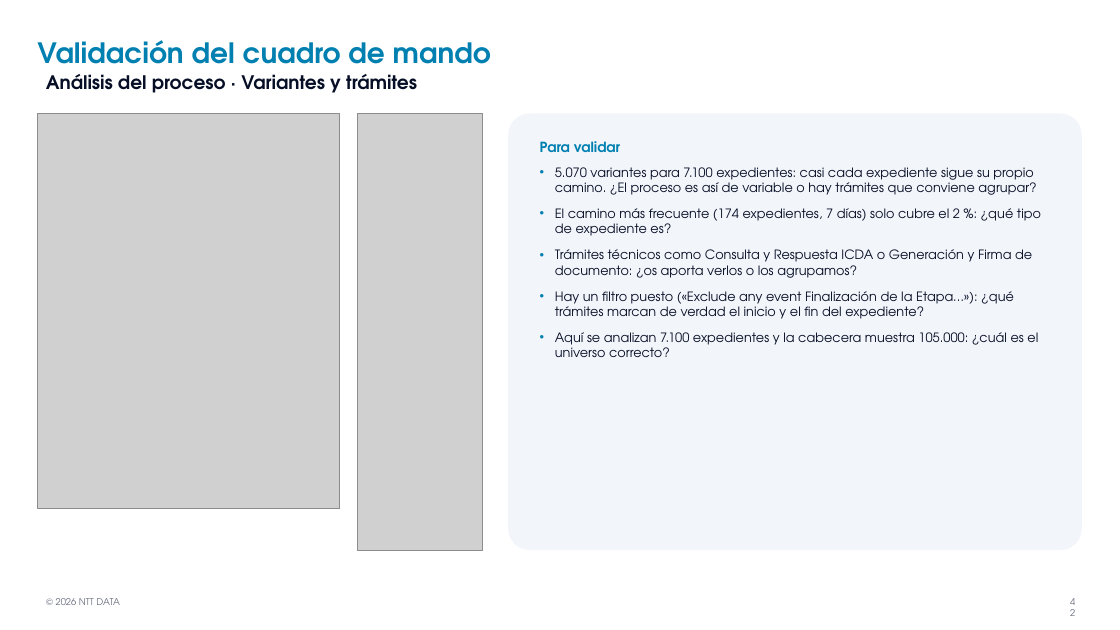
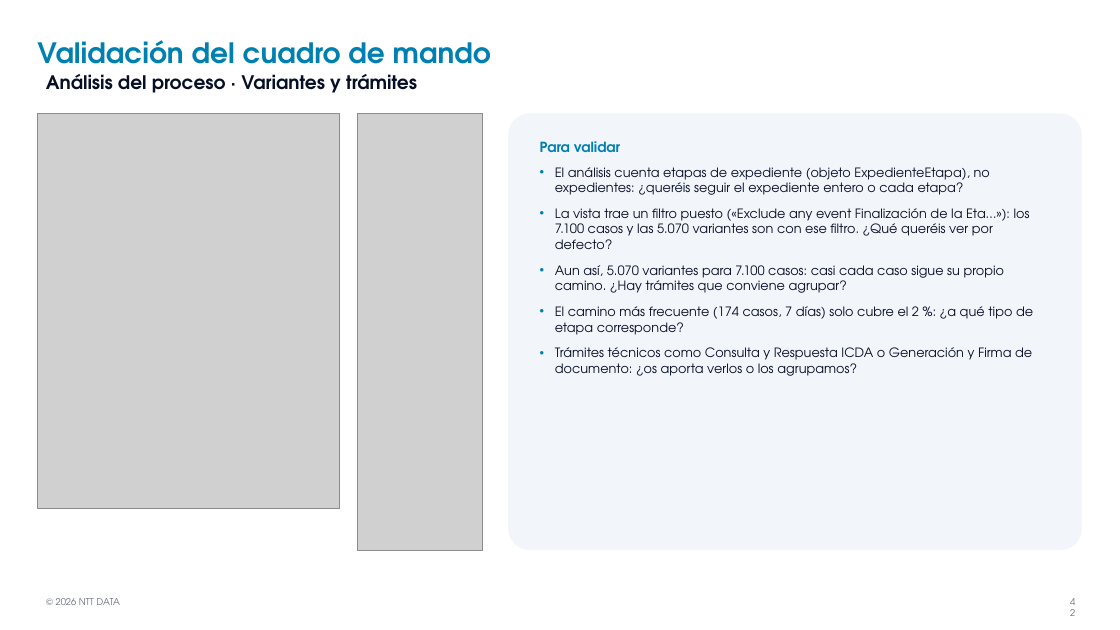
Before and after one commit to AnthonyXerri/Pruebas, a slide deck: slide 42 of mockups/Formacion_Celonis_PnC.pptx. Drawn at 1120x630 pixels with LibreOffice and Linux fonts; fonts in the diff are those of the drawing; grey boxes stand for pictures; background and template pictures are left out. Boxes give left, top, right and bottom in pixels: in the first picture for what was removed or moved away, otherwise in the second. Text is boxed around its words. In the diff, an @@ line names an element or a change of style, - is before the commit and + after.

```diff
--- a/mockups/Formacion_Celonis_PnC.pptx
+++ b/mockups/Formacion_Celonis_PnC.pptx
@@ text in rounded rectangle at [555,167,1033,335]: text changed @@
-• 5.070 variantes para 7.100 expedientes: casi cada expediente sigue su propio camino. ¿El proceso es así de variable o hay trámites que conviene agrupar?
-• El camino más frecuente (174 expedientes, 7 días) solo cubre el 2 %: ¿qué tipo de expediente es?
+• El análisis cuenta etapas de expediente (objeto ExpedienteEtapa), no expedientes: ¿queréis seguir el expediente entero o cada etapa?
+• La vista trae un filtro puesto («Exclude any event Finalización de la Eta…»): los 7.100 casos y las 5.070 variantes son con ese filtro. ¿Qué queréis ver por defecto?
+• Aun así, 5.070 variantes para 7.100 casos: casi cada caso sigue su propio camino. ¿Hay trámites que conviene agrupar?
+• El camino más frecuente (174 casos, 7 días) solo cubre el 2 %: ¿a qué tipo de etapa corresponde?
@@ text in rounded rectangle at [555,291,1038,357]: paragraphs removed @@
-• Hay un filtro puesto («Exclude any event Finalización de la Etapa…»): ¿qué trámites marcan de verdad el inicio y el fin del expediente?
-• Aquí se analizan 7.100 expedientes y la cabecera muestra 105.000: ¿cuál es el universo correcto?
```
Also in this commit, not shown: 22 other slides changed.
